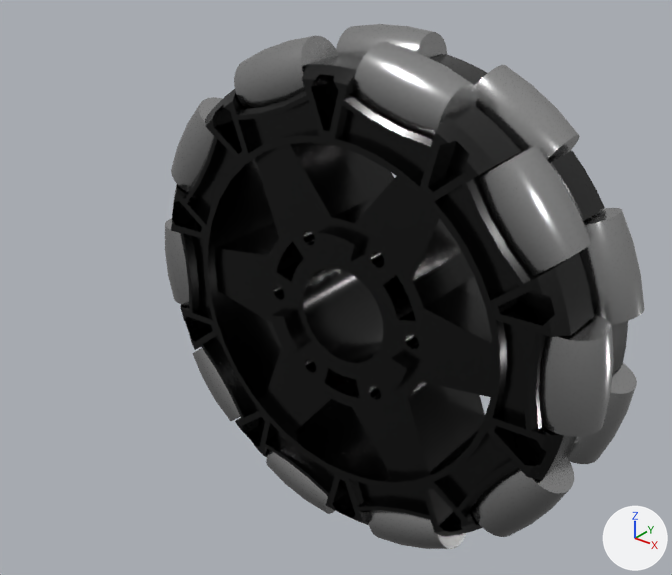
Renders of the glTF model AdvantageScope/Robot_Rebuilt/model_2.glb from each side of a commit.
Both versions are drawn from a camera (50 mm lens) standing at (0.144, -0.1987, 0.1216) and looking at (0.0021, -0.0213, 0.0116). Lighting does not change. The marker at lower right points along +X, +Y and +Z. The older version comes first. Where no turn or scale is listed for an object, it has been applied to the vertices. Vertices at exactly the same position are counted once.

In view in the first picture: '6" Omni Wheel (1.125" Bearing Bore)'.
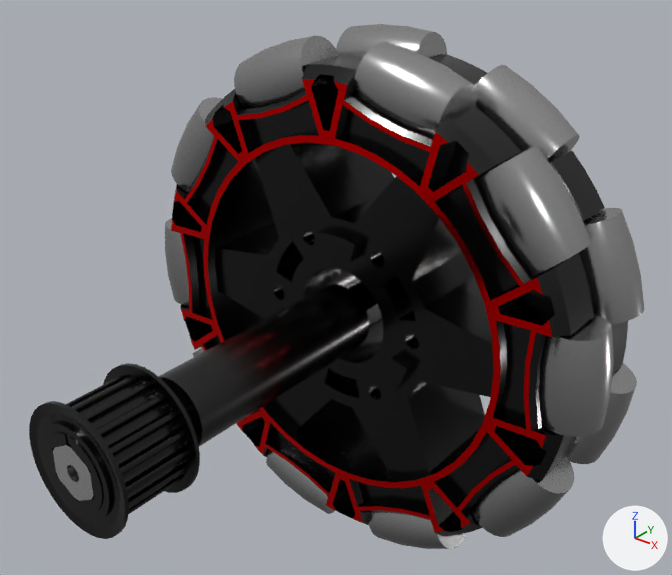
The newer file is also turned or shifted as a whole; pictures and numbers use the older file's frame.

Boxes [x1, y1, x2, y2] around the edits, measured in the pictures (672 x 575 px):
'18t Aluminum Pulley (HTD 5mm, 15mm Wide, 1/2" Hex Bore)', added
    after: [29, 363, 200, 539]
'1/2" Hex Bore Custom Spacer (0.75" OD,2.5" L)', added
    after: [158, 284, 369, 446]
'1/2" Rounded Hex (6.125" L, 13.75mm OD)', added
    after: [53, 280, 382, 501]
    faces in mat_mat_4 (white #eaeaea): [53, 445, 93, 501]
    faces in mat_mat_0 (dark grey #373737): [59, 280, 382, 499]
part 1 of me_6__omni_wheel__1_125__bearing_bore, built on
    after: [172, 56, 394, 457]
part 2 of me_6__omni_wheel__1_125__bearing_bore, cut back
    after: [333, 116, 575, 537]
part 3 of me_6__omni_wheel__1_125__bearing_bore, recoloured
    both: [171, 79, 552, 532]

The change, as a diff of the scene's bpy script:
```diff
--- a/AdvantageScope/Robot_Rebuilt/model_2.glb.py
+++ b/AdvantageScope/Robot_Rebuilt/model_2.glb.py
@@ mat_mat_2 @@
+mat_mat_2 = principled_material('mat_2')
+mat_mat_2.base_color = (1.0, 0.0, 0.0)  # red #ff0000
+mat_mat_2.metallic = 1.0
+mat_mat_2.roughness = 0.212
@@ mat_mat_4 @@
+mat_mat_4 = principled_material('mat_4')
+mat_mat_4.base_color = (0.823, 0.823, 0.823)  # white #eaeaea
+mat_mat_4.metallic = 1.0
+mat_mat_4.roughness = 0.212
@@ mat_mat_3 @@
+mat_mat_3 = principled_material('mat_3')
+mat_mat_3.base_color = (0.0513, 0.0513, 0.0513)  # dark grey #404040
+mat_mat_3.metallic = 1.0
+mat_mat_3.roughness = 0.212
@@ me_6__omni_wheel__1_125__bearing_bore @@
 # used by ob_6__omni_wheel__1_125__bearing_bore; location = (0.0, 0.0, 0.0)
-me_6__omni_wheel__1_125__bearing_bore.from_pydata(...)  # 5212 vertices, 10484 faces; spans x -0.076..0.076, y -0.019..0.019, z -0.076..0.076
+me_6__omni_wheel__1_125__bearing_bore.from_pydata(...)  # 5523 vertices, 11106 faces; spans x -0.076..0.076, y -0.019..0.019, z -0.076..0.076
+# me_6__omni_wheel__1_125__bearing_bore part 1: 9 vertices removed from x -0.064..-0.01, y 0.0, z -0.058..0.064; 166 vertices added at x -0.069..0.004, y -0.019..0.019, z -0.068..0.069
+# me_6__omni_wheel__1_125__bearing_bore part 2: 10 vertices removed from x 0.01..0.064, y 0.0, z -0.064..0.058; 164 vertices added at x -0.004..0.069, y -0.019..0.019, z -0.069..0.068
+# me_6__omni_wheel__1_125__bearing_bore part 3: 528 faces spanning x -0.067..0.067, y -0.019..0.019, z -0.067..0.067 switch from mat_mat_0 (dark grey #373737) to mat_mat_2 (red #ff0000)
 me_6__omni_wheel__1_125__bearing_bore.materials.append(mat_mat_1)
@@ me_1_2__rounded_hex__6_125__l__13_75mm_od @@
+me_1_2__rounded_hex__6_125__l__13_75mm_od.from_pydata(...)  # 120 vertices, 240 faces; spans x -0.006..0.006, y -0.156..0.0, z -0.007..0.007
+# faces by material slot: [192, 48]
+me_1_2__rounded_hex__6_125__l__13_75mm_od.materials.append(mat_mat_4)  # white #eaeaea
+me_1_2__rounded_hex__6_125__l__13_75mm_od.materials.append(mat_mat_0)  # dark grey #373737
@@ me_1_2__hex_bore_custom_spacer__0_75__od_2_5__l @@
+me_1_2__hex_bore_custom_spacer__0_75__od_2_5__l.from_pydata(...)  # 84 vertices, 168 faces; spans x -0.0095..0.0095, y 0.0..0.0635, z -0.0095..0.0095
+me_1_2__hex_bore_custom_spacer__0_75__od_2_5__l.materials.append(mat_mat_3)  # dark grey #404040
@@ me_18t_aluminum_pulley__htd_5mm__15mm_wide__1_2__hex_bore @@
+me_18t_aluminum_pulley__htd_5mm__15mm_wide__1_2__hex_bore.from_pydata(...)  # 3186 vertices, 6372 faces; spans x -0.016..0.016, y -0.0111..0.0111, z -0.016..0.016
+me_18t_aluminum_pulley__htd_5mm__15mm_wide__1_2__hex_bore.materials.append(mat_mat_0)  # dark grey #373737
@@ ob_1_2__rounded_hex__6_125__l__13_75mm_od @@
+ob_1_2__rounded_hex__6_125__l__13_75mm_od = bpy.data.objects.new('1/2" Rounded Hex (6.125" L, 13.75mm OD)', me_1_2__rounded_hex__6_125__l__13_75mm_od)
+ob_1_2__rounded_hex__6_125__l__13_75mm_od.location = (0.0, 0.0476, 0.0)
@@ ob_1_2__hex_bore_custom_spacer__0_75__od_2_5__l @@
+ob_1_2__hex_bore_custom_spacer__0_75__od_2_5__l = bpy.data.objects.new('1/2" Hex Bore Custom Spacer (0.75" OD,2.5" L)', me_1_2__hex_bore_custom_spacer__0_75__od_2_5__l)
+ob_1_2__hex_bore_custom_spacer__0_75__od_2_5__l.location = (0.0, -0.0794, 0.0)
@@ ob_18t_aluminum_pulley__htd_5mm__15mm_wide__1_2__hex_bore @@
+ob_18t_aluminum_pulley__htd_5mm__15mm_wide__1_2__hex_bore = bpy.data.objects.new('18t Aluminum Pulley (HTD 5mm, 15mm Wide, 1/2" Hex Bore)', me_18t_aluminum_pulley__htd_5mm__15mm_wide__1_2__hex_bore)
+ob_18t_aluminum_pulley__htd_5mm__15mm_wide__1_2__hex_bore.location = (0.0, -0.0968, 0.0)
```
